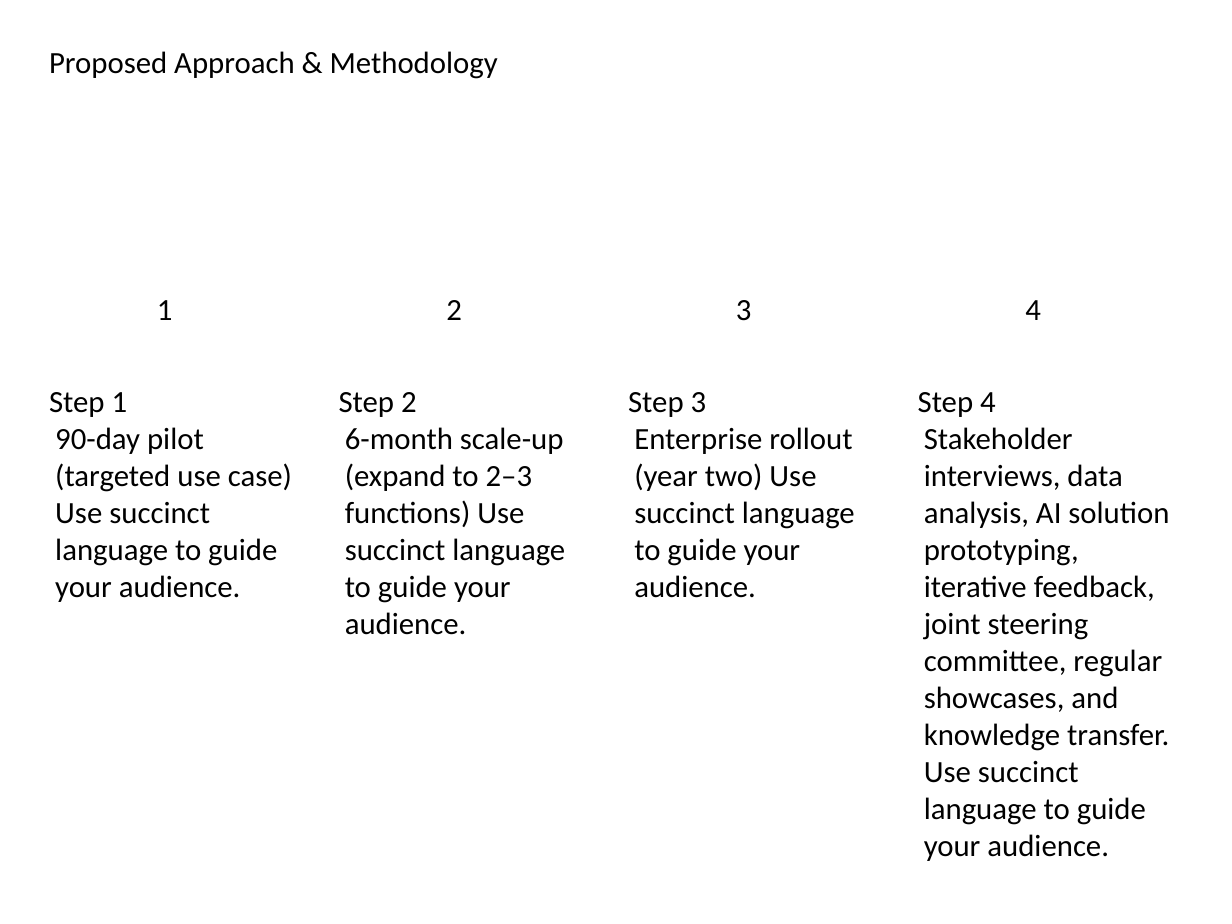
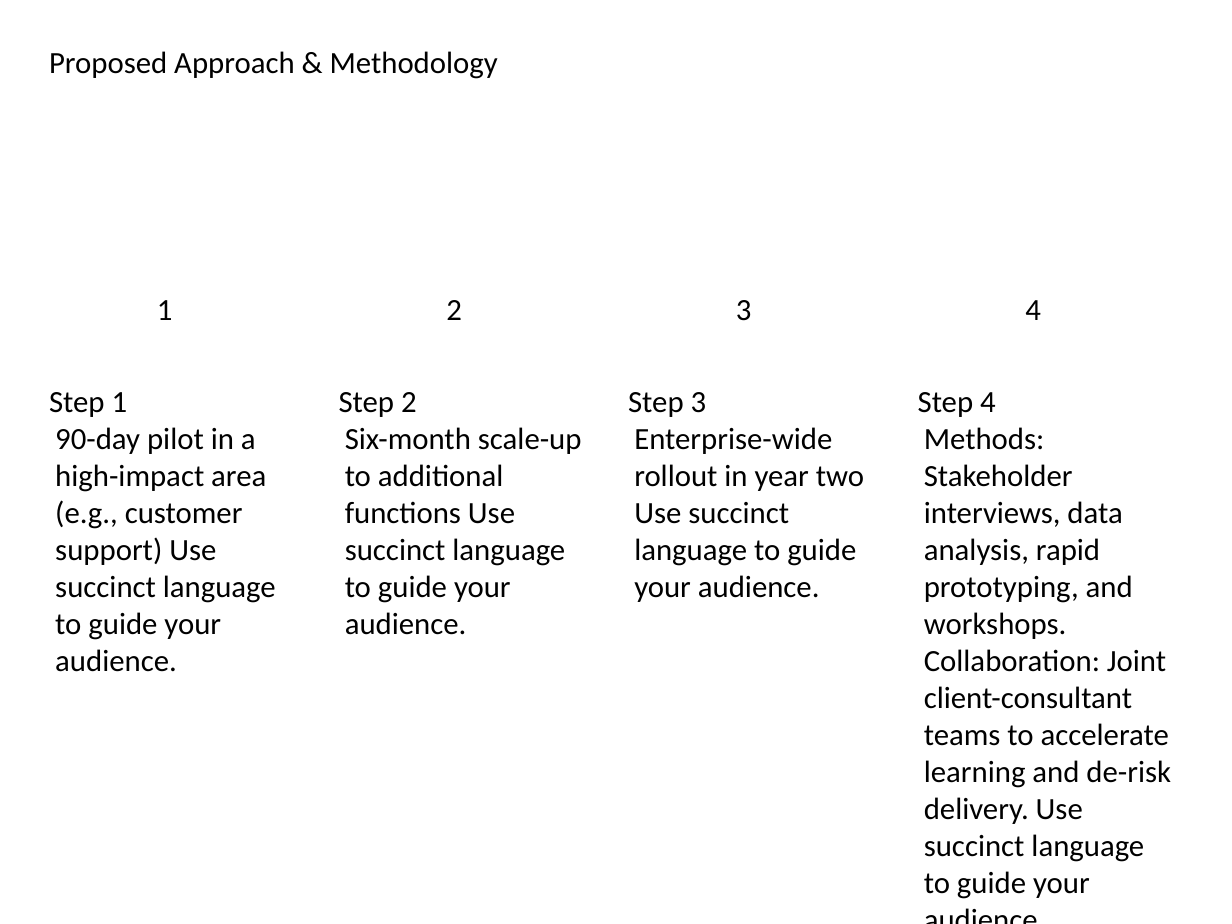
Before and after one commit to vedant1811/kenley-create-decks, a slide deck: slide 4 of src/lib/output/GeneratedPresentation.pptx. Drawn at 1232x924 pixels with LibreOffice and Linux fonts; fonts in the diff are those of the drawing. Boxes give left, top, right and bottom in pixels: in the first picture for what was removed or moved away, otherwise in the second. Text is boxed around its words. In the diff, an @@ line names an element or a change of style, - is before the commit and + after.

```diff
--- a/src/lib/output/GeneratedPresentation.pptx
+++ b/src/lib/output/GeneratedPresentation.pptx
@@ text at <box>55,427,276,672</box>: text changed @@
-90-day pilot (targeted use case) Use succinct language to guide your audience.
+90-day pilot in a high-impact area (e.g., customer support) Use succinct language to guide your audience.
@@ text at <box>345,427,582,635</box>: text changed @@
-6-month scale-up (expand to 2–3 functions) Use succinct language to guide your audience.
+Six-month scale-up to additional functions Use succinct language to guide your audience.
@@ text at <box>634,427,864,602</box>: text changed @@
-Enterprise rollout (year two) Use succinct language to guide your audience.
+Enterprise-wide rollout in year two Use succinct language to guide your audience.
@@ text at <box>924,427,1171,899</box>: text changed @@
-Stakeholder interviews, data analysis, AI solution prototyping, iterative feedback, joint steering committee, regular showcases, and knowledge transfer. Use succinct language to guide your audience.
+Methods: Stakeholder interviews, data analysis, rapid prototyping, and workshops. Collaboration: Joint client-consultant teams to accelerate learning and de-risk delivery. Use succinct language to guide your audience.
```
Also in this commit, not shown: 8 other slides changed, 1 slide added, 1 slide removed, 2 other files.
